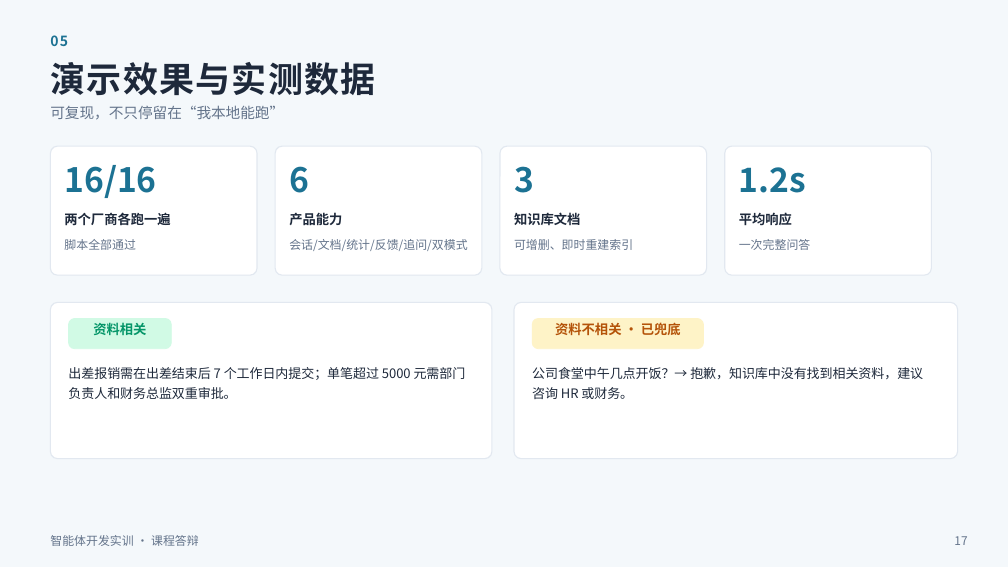
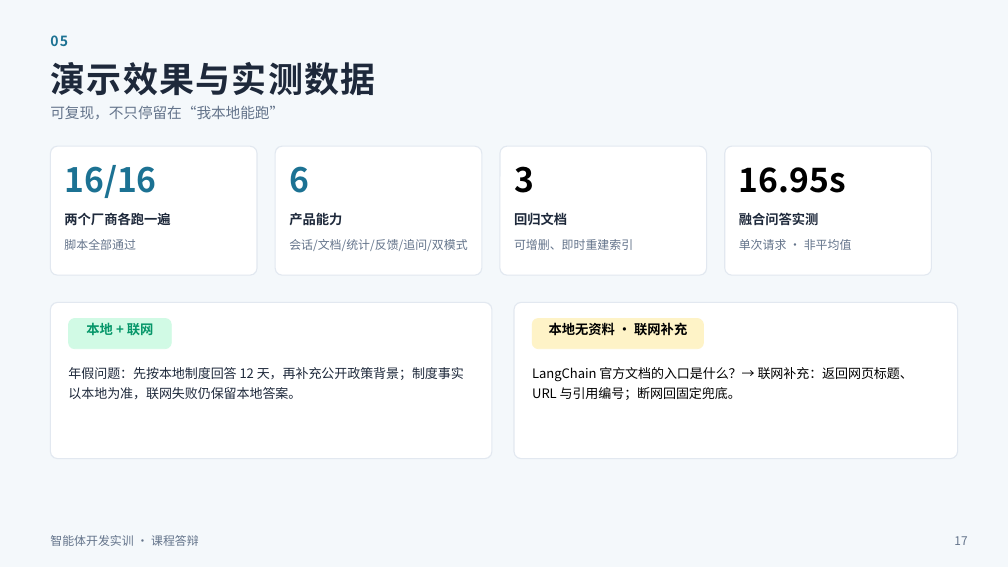
Before and after one commit to 1y1-dotcom/--langchain, a slide deck: slide 17 of 答辩PPT.pptx. Drawn at 1008x567 pixels with LibreOffice and Linux fonts; fonts in the diff are those of the drawing. Boxes give left, top, right and bottom in pixels: in the first picture for what was removed or moved away, otherwise in the second. Text is boxed around its words. In the diff, an @@ line names an element or a change of style, - is before the commit and + after.

```diff
--- a/答辩PPT.pptx
+++ b/答辩PPT.pptx
@@ text "3" at (x1=514, y1=166, x2=534, y2=193): text colour #1C7293 to #000000 @@
@@ text at (x1=739, y1=167, x2=846, y2=193): text changed; text colour #1C7293 to #000000 @@
-1.2s
+16.95s
@@ text at (x1=514, y1=212, x2=567, y2=225): text changed @@
-知识库文档
+回归文档
@@ text at (x1=739, y1=212, x2=819, y2=225): text changed @@
-平均响应
+融合问答实测
@@ text at (x1=739, y1=239, x2=852, y2=250): text changed @@
-一次完整问答
+单次请求 · 非平均值
@@ text at (x1=86, y1=322, x2=154, y2=335): text changed @@
-资料相关
+本地 + 联网
@@ text at (x1=549, y1=322, x2=687, y2=336): text changed; text colour #B45309 to #000000 @@
-资料不相关 · 已兜底
+本地无资料 · 联网补充
@@ text at (x1=68, y1=367, x2=464, y2=399): text changed @@
-出差报销需在出差结束后 7 个工作日内提交；单笔超过 5000 元需部门负责人和财务总监双重审批。
+年假问题：先按本地制度回答 12 天，再补充公开政策背景；制度事实以本地为准，联网失败仍保留本地答案。
@@ text at (x1=532, y1=367, x2=913, y2=400): text changed; text colour #1E293B to #000000 @@
-公司食堂中午几点开饭？→ 抱歉，知识库中没有找到相关资料，建议咨询 HR 或财务。
+LangChain 官方文档的入口是什么？→ 联网补充：返回网页标题、URL 与引用编号；断网回固定兜底。
```
Also in this commit, not shown: 11 other slides changed, 12 other files.
